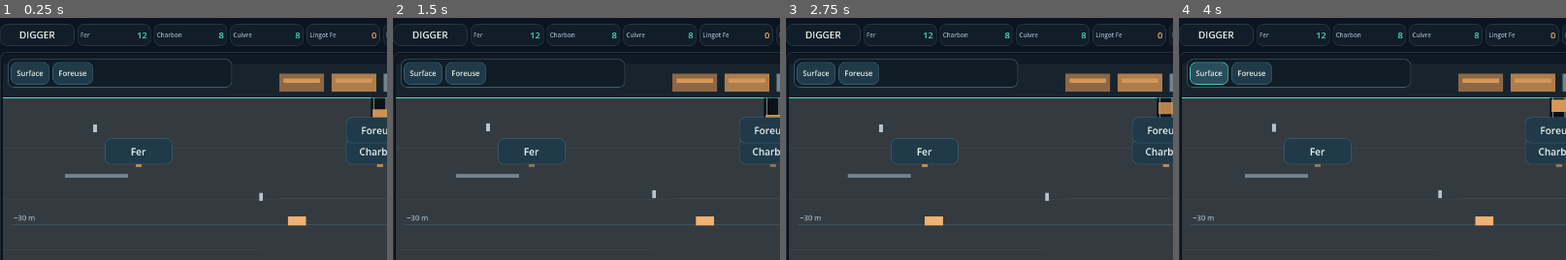
Above: before the commit, frames 1-4 (left to right).
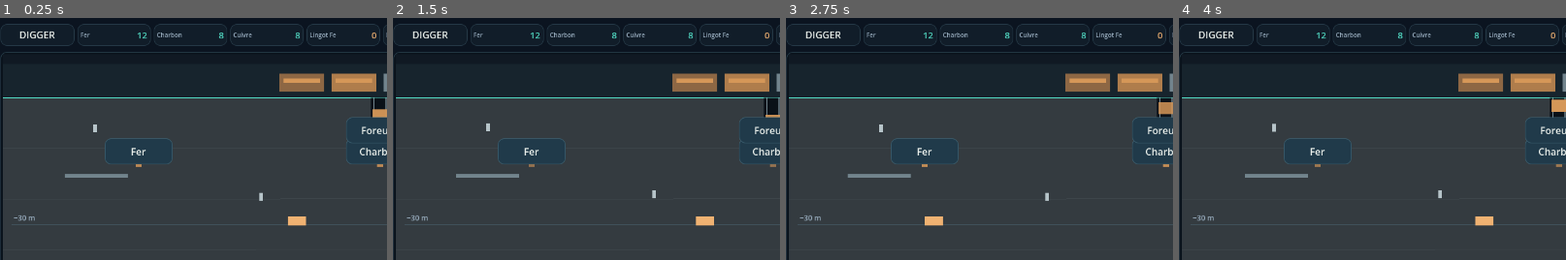
Above: after the commit, the same moments.

Repository: devjonathan1999-del/Project-Digger
Game: Godot game, scene res://scenes/main.tscn
The game is run twice, just before and just after one commit, with the same random seed, the same clock (stepped at 60 frames per second) and the same inputs.
Inputs (mouse positions are % of the whole screen's width and height, from its top left):
- Up to frame 1 (0.25 s): no input
- Up to frame 2 (1.5 s): click "Fer" at 0.5 s; click "Charbon" at 1.25 s
- Up to frame 3 (2.75 s): click "Cuivre" at 2 s
- Up to frame 4 (4 s): click "Foreuse" at 2.75 s; click (5, 11) at 3.5 s, where only the run before the commit has a clickable "Surface"
The pictures show only the part of the screen within x 1-51%, y 0-50%; the shares and areas given below are measured in that part.

The runs differ from the first frame. In frame 1, 2.4% of the frame differs, in the area x 2-60%, y 16-29%; in frame 2, 2.4%; in frame 3, 2.4%; in frame 4, 2.4%.
Error after the commit: Parse Error: Cannot infer the type of "x" variable because the value doesn't have a set type. (res://src/industry/ui/mine_scene_renderer.gd:301)

Commit message:
feat: mount industrial scene renderer in MineWorld

Diff:
--- a/src/industry/ui/industry_screen.gd
+++ b/src/industry/ui/industry_screen.gd
@@ -4,6 +4,7 @@
 const Catalog = preload("res://src/industry/industry_catalog.gd")
 const Style = preload("res://src/industry/ui/industry_theme.gd")
 const MineWorldScript = preload("res://src/industry/ui/mine_world.gd")
+const MineSceneRendererScript = preload("res://src/industry/ui/mine_scene_renderer.gd")
 const SitePanelScript = preload("res://src/industry/ui/site_panel.gd")
 const IndustryPanelScript = preload("res://src/industry/ui/industry_panel.gd")
 const CenterPanelScript = preload("res://src/industry/ui/center_panel.gd")
@@ -27,6 +28,7 @@
 var _mine_panel: Control
 var _mine_stage: Control
 var _mine_world
+var _mine_renderer
 var _overlay_layer: Control
 var _alert_stack: VBoxContainer
 var _site_panel
@@ -205,6 +207,11 @@
     _mine_world.bind_session(session)
     _mine_world.selection_changed.connect(_on_world_selection)
 
+    _mine_renderer = MineSceneRendererScript.new()
+    _mine_world.add_child(_mine_renderer)
+    _mine_world.move_child(_mine_renderer, 0)
+    _mine_renderer.bind(session, _mine_world)
+
     _overlay_layer = Control.new()
     _overlay_layer.name = "MineOverlayLayer"
     _overlay_layer.mouse_filter = Control.MOUSE_FILTER_IGNORE
